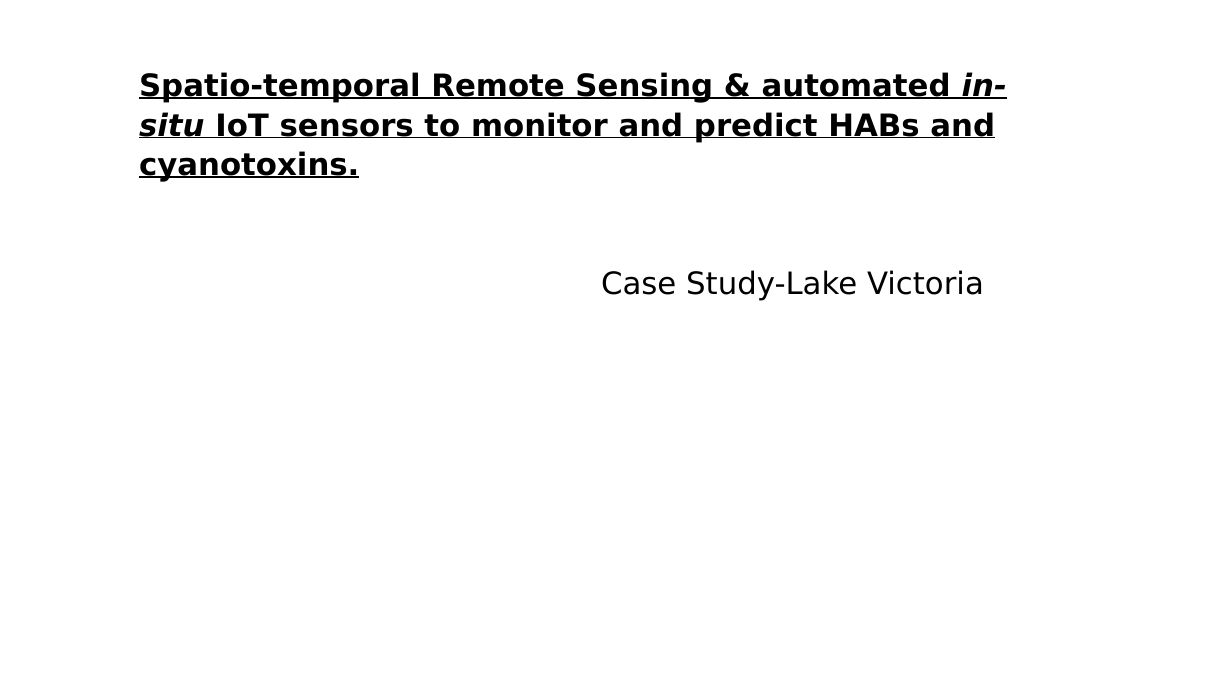
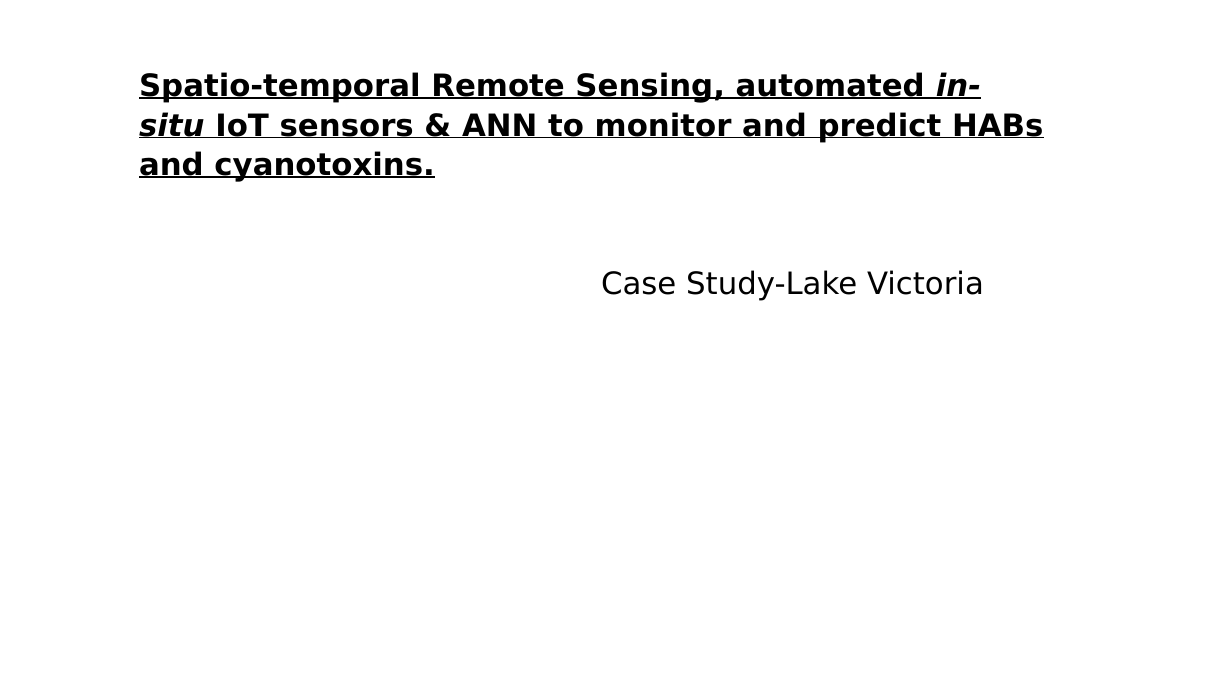
Before and after one commit to OkomoJacob/FinalYearProject, a slide deck: slide 1 of ENC222-0149_2017.pptx. Drawn at 1232x693 pixels with LibreOffice and Linux fonts; fonts in the diff are those of the drawing. Boxes give left, top, right and bottom in pixels: in the first picture for what was removed or moved away, otherwise in the second. Text is boxed around its words. In the diff, an @@ line names an element or a change of style, - is before the commit and + after.

```diff
--- a/ENC222-0149_2017.pptx
+++ b/ENC222-0149_2017.pptx
@@ title at [139, 72, 1043, 301]: text changed @@
-Spatio-temporal Remote Sensing & automated in-situ IoT sensors to monitor and predict HABs and cyanotoxins.
-Case Study-Lake Victoria
+Spatio-temporal Remote Sensing, automated in-situ IoT sensors & ANN to monitor and predict HABs and cyanotoxins.
+Case Study-Lake Victoria
```
Also in this commit, not shown: 1 other slide changed, 2 other files.
